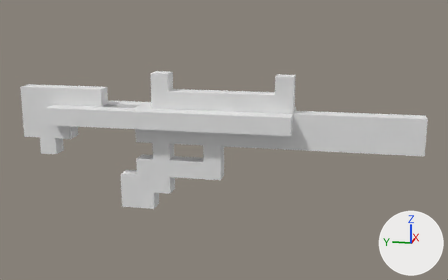
Two versions of the OBJ model Unity Project/Assets/Player/Weapons/Models/Raw/MachineGun-0.obj, one commit apart.
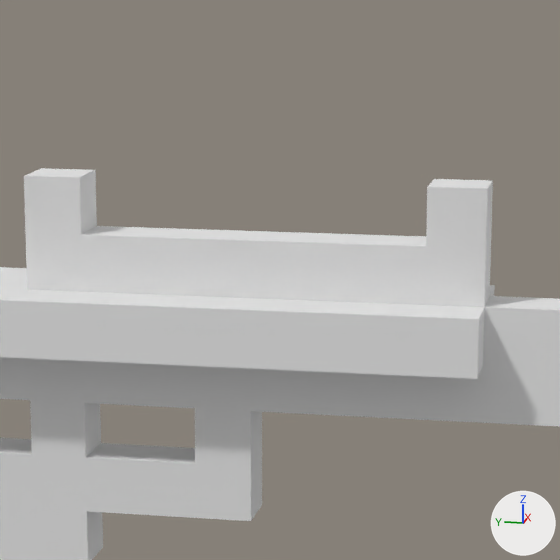
Each version appears first whole from a 50 mm camera at (-33.67, -7.32, 14.67) aimed at (0.16, -0.56, 6.21), and next in a close-up on the part from 32% to 71% of the width and 7% to 69% of the height. Every picture has the same lights, and +X, +Y and +Z are marked at lower right. Where no turn or scale is listed for an object, it has been applied to the vertices. Vertices at the same position are counted once.

The first close-up shows 'MachineGun-0'.
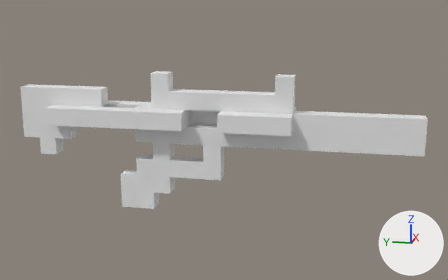
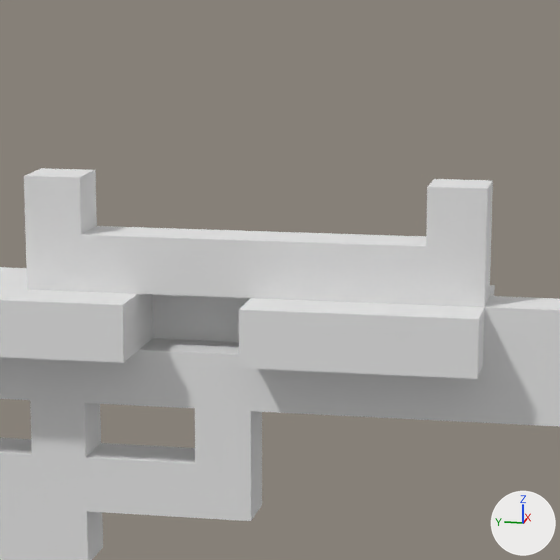
Pixel boxes [x1, y1, x2, y2] of what changed, in the close-ups (560 x 560 px):
part 1 of me_machinegun_0, built on: [0, 248, 486, 394] in both

Diff of the bpy script that builds the scene:
```diff
--- a/Unity Project/Assets/Player/Weapons/Models/Raw/MachineGun-0.obj.py
+++ b/Unity Project/Assets/Player/Weapons/Models/Raw/MachineGun-0.obj.py
@@ me_machinegun_0 @@
 # used by ob_machinegun_0; location = (0.0, 0.0, 0.0)
-me_machinegun_0.from_pydata(...)  # 104 vertices, 212 faces; spans x -1.5..1.5, y -11.5..11.5, z 2.0..10.0
+me_machinegun_0.from_pydata(...)  # 114 vertices, 234 faces; spans x -1.5..1.5, y -11.5..11.5, z 2.0..10.0
+# me_machinegun_0 part 1
+# 13 faces are deleted
+# 10 vertices are added at x -1.5..0.5, y -0.5..1.5, z 7.0..8.0
+# 35 new faces join them
 me_machinegun_0.materials.append(mat_palette)
```
